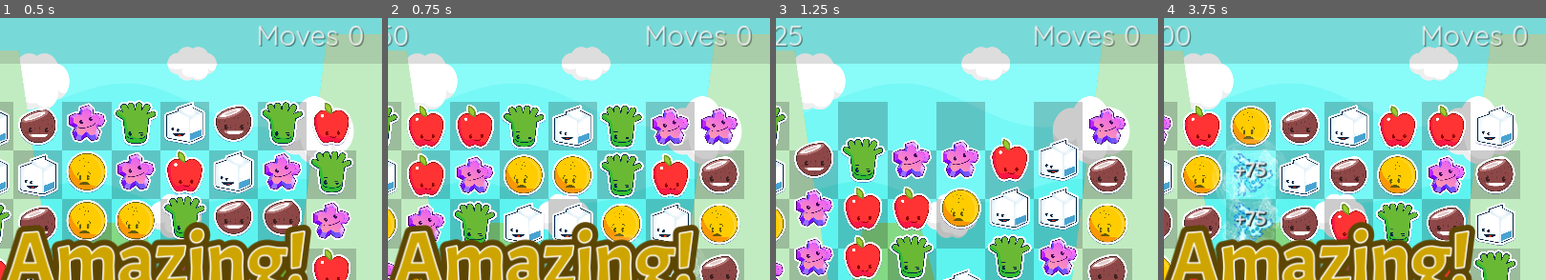
Above: before the commit, frames 1-4 (left to right).
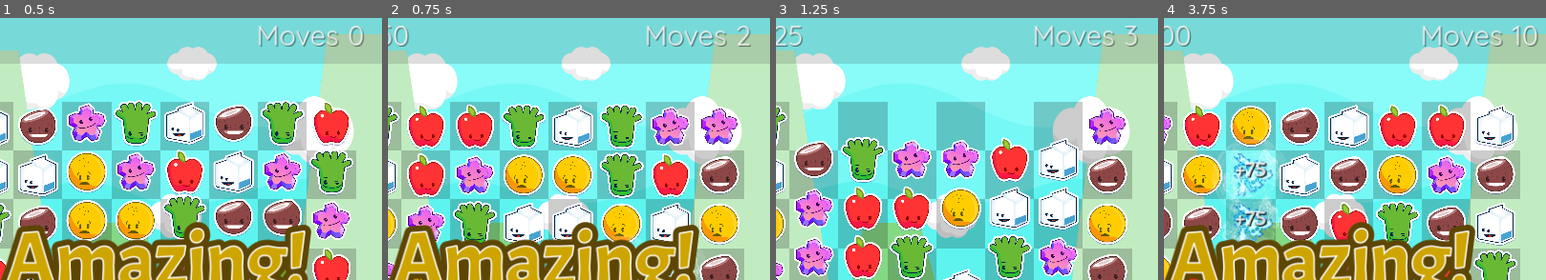
Above: after the commit, the same moments.

Repository: gitbrent/godot-match-3
Game: Godot game, scene res://game/game.tscn
Same seed, same stepped clock (60 frames per second), same inputs: the game is played once before the commit and once after it.
Inputs:
- Up to frame 1 (0.5 s): no input
- Up to frame 2 (0.75 s): click "NEW GAME" at 0.5 s
- Up to frame 3 (1.25 s): no input
- Up to frame 4 (3.75 s): click "NEW GAME" at 1.25 s; click "CHECKERED" at 2 s; click "CHECKERED" at 2.75 s; click "NEW GAME" at 3.5 s
The pictures show only the part of the screen within x 30-80%, y 1-51%; the shares and areas given below are measured in that part.

Frame 1 is identical in both runs. In frame 2, 0.2% of the frame differs, in the area x 91-96%, y 3-11%; in frame 3, 0.2%; in frame 4, 0.3%, in the area x 91-98%, y 2-11%.

Commit message:
fixed move counter

Diff:
--- a/game/game.tscn
+++ b/game/game.tscn
@@ -397,24 +397,29 @@
 autoplay = "show_msg_amazing"
 
 [node name="ContMessages" type="Control" parent="."]
-custom_minimum_size = Vector2(2000, 1390)
+custom_minimum_size = Vector2(2000, 230)
 layout_mode = 3
-anchors_preset = 15
-anchor_right = 1.0
-anchor_bottom = 1.0
-offset_right = 2000.0
-offset_bottom = 1390.0
-grow_horizontal = 2
-grow_vertical = 2
-mouse_filter = 2
-
-[node name="Msg-Amazing" type="Control" parent="ContMessages"]
-visible = false
-custom_minimum_size = Vector2(2000, 230)
 anchors_preset = 0
 offset_top = 540.0
 offset_right = 2000.0
 offset_bottom = 770.0
+mouse_filter = 2
+
+[node name="Msg-Amazing" type="Control" parent="ContMessages"]
+visible = false
+custom_minimum_size = Vector2(2000, 230)
+layout_mode = 1
+anchors_preset = 8
+anchor_left = 0.5
+anchor_top = 0.5
+anchor_right = 0.5
+anchor_bottom = 0.5
+offset_left = -1000.0
+offset_top = -115.0
+offset_right = 1000.0
+offset_bottom = 115.0
+grow_horizontal = 2
+grow_vertical = 2
 mouse_filter = 1
 
 [node name="RTL-Btm-Amazing" type="RichTextLabel" parent="ContMessages/Msg-Amazing"]
--- a/game_board/GameBoard.gd
+++ b/game_board/GameBoard.gd
@@ -251,8 +251,6 @@
 	# A: signal game controller
 	swap_cell_1.play_audio_gem_move()
 	swap_cell_2.play_audio_gem_move()
-	board_props_moves += 1
-	emit_signal("props_updated_moves", board_props_moves)
 
 	# B: turn off anim/effects before moving
 	swap_cell_1.play_selected_anim(false)
@@ -349,6 +347,9 @@
 		# A: clear undo (swap back) info upon successful match
 		undo_cell_1 = null
 		undo_cell_2 = null
+		# B:
+		board_props_moves += 1
+		emit_signal("props_updated_moves", board_props_moves)
 		# B: explode matched gems
 		var match_scores = calculate_scores_for_each_match(matches)
 		explode_refill_gems(matches, match_scores)
